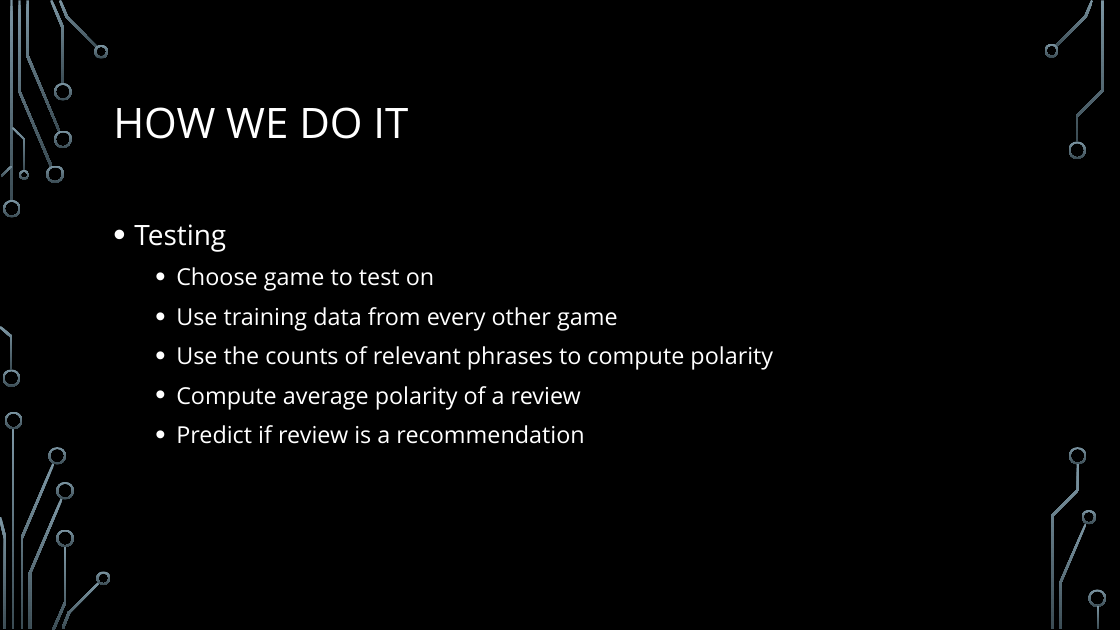
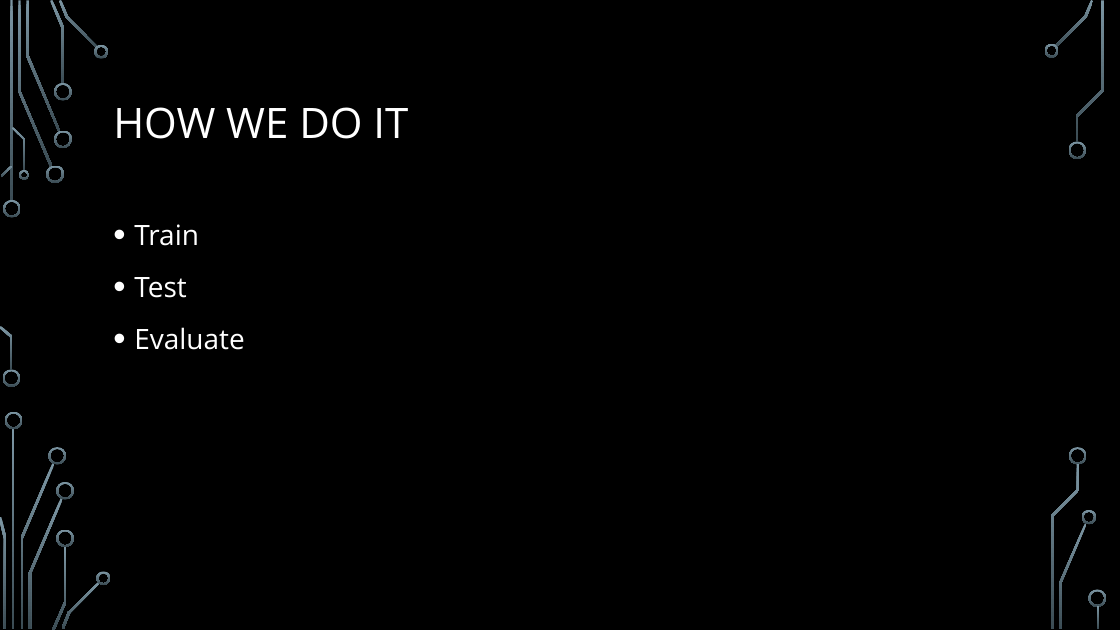
Before and after one commit to cypherix93/nlp-steam-reviews-analysis, a slide deck: slide 6 of docs/Presentation.pptx. Drawn at 1120x630 pixels with LibreOffice and Linux fonts; fonts in the diff are those of the drawing; background and template pictures are left out. Boxes give left, top, right and bottom in pixels: in the first picture for what was removed or moved away, otherwise in the second. Text is boxed around its words. In the diff, an @@ line names an element or a change of style, - is before the commit and + after.

Commit message:
Updated presentation.

```diff
--- a/docs/Presentation.pptx
+++ b/docs/Presentation.pptx
@@ text at bbox=[134, 224, 245, 350]: text changed; size 20 to 24 pt @@
-• Testing
-  • Choose game to test on
-  • Use training data from every other game
-  • Use the counts of relevant phrases to compute polarity
-  • Compute average polarity of a review
-  • Predict if review is a recommendation
+• Train
+• Test
+• Evaluate
```
Also in this commit, not shown: 2 other slides changed, 5 slides added, 4 slides removed, 1 other file.
